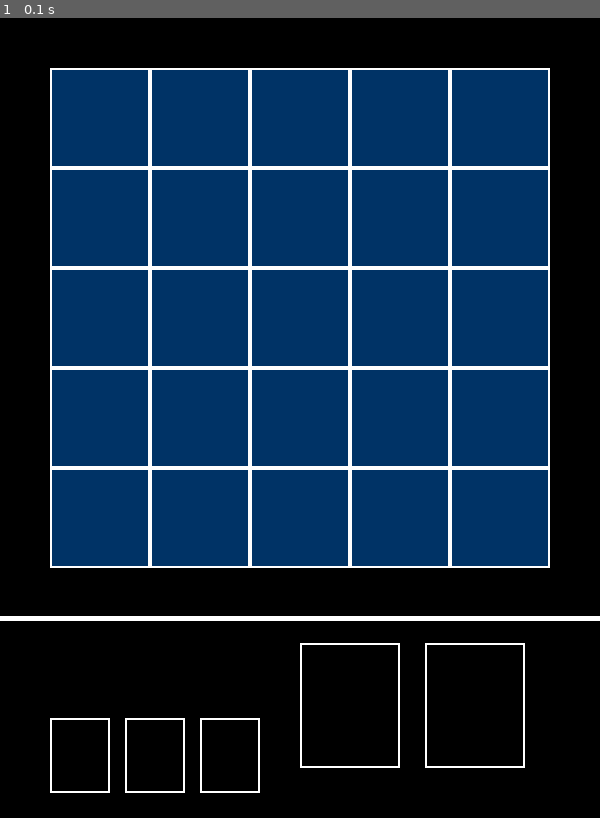
Above: before the commit, frame 1.
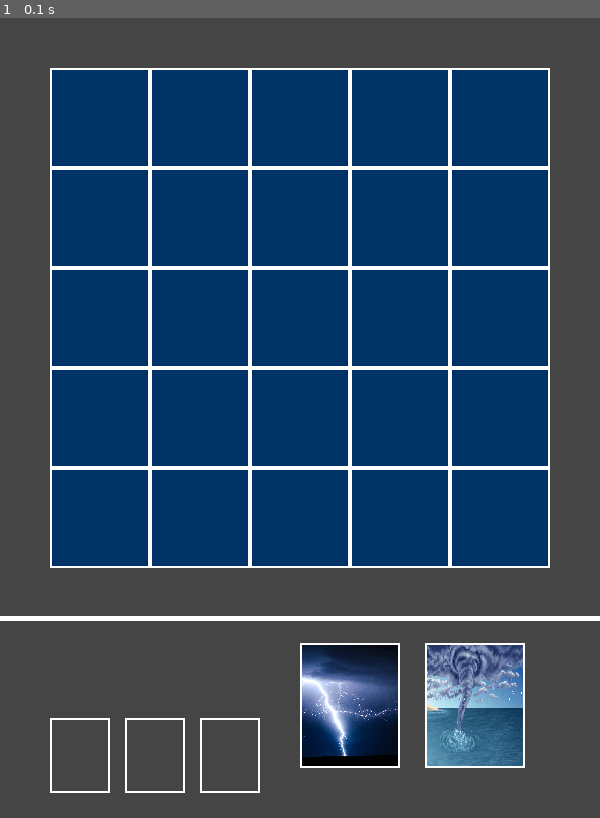
Above: after the commit, the same moment.

Repository: wlsdn2749/Rostark-Transcendence-Simulator
Game: pygame game, started from games/main.py
The game is run twice, just before and just after one commit, with the same random seed, the same clock (stepped at 60 frames per second) and the same inputs.
Inputs:
- Up to frame 1 (0.1 s): no input

The runs differ from the first frame. In frame 1, 46% of the frame differs, in the area x 0-100%, y 0-100%.

Commit message:
add: test picture thunderstroke and waterspout

Diff:
--- a/games/main.py
+++ b/games/main.py
@@ -6,10 +6,11 @@
 
 # 절대 경로 참조
 sys.path.append(os.path.dirname(os.path.abspath(os.path.dirname(__file__))))
-from pakeages.gameobject import Tile, Slot  # noqa: E402
+from pakeages.gameobject import Tile, Slot, Card  # noqa: E402
 
 WHITE = (255, 255, 255)
 BLACK = (0, 0, 0)
+LIGHT_BLACK = (69, 69, 69)
 BLUE = (0, 0, 255)
 RED = (255, 0, 0)
 DARK_RED = (150, 30, 30)
@@ -24,7 +25,7 @@
 
 game_over = False
 
-screen.fill(BLACK)
+screen.fill(LIGHT_BLACK)
 # 아래 칸 남겨놓기 (정령, 정령 수납 칸)
 pygame.draw.line(screen, WHITE, (0, 600), (600, 600), 5)
 
@@ -61,6 +62,14 @@
 next_slots[1].create(screen)
 next_slots[2].create(screen)
 
+# 슬롯에 정령 할당하기
+thunderstroke_card = Card(name="thunderstroke")
+slots[0].assign(screen, thunderstroke_card)
+
+waterspout_card = Card(name="waterspout")
+slots[1].assign(screen, waterspout_card)
+
+
 while not game_over:
     for event in pygame.event.get():
         if event.type == pygame.QUIT:
--- a/games/pakeages/gameobject.py
+++ b/games/pakeages/gameobject.py
@@ -1,5 +1,5 @@
 import pygame
-
+from typing import Any
 
 WHITE = (255, 255, 255)
 BLACK = (0, 0, 0)
@@ -33,10 +33,37 @@
     def __init__(self) -> None:
         pass
 
+    def get_image(self, path: str) -> pygame.Surface:
+        self.image = pygame.image.load(path)
+        return self.image
 
-class Card(Element):
+    def transform(self, width: int, height: int) -> None:
+        self.image = pygame.transform.scale(self.image, (width, height))
+
+
+class ThunderStroke(Element):
     def __init__(self) -> None:
         super().__init__()
+        self.image = self.get_image("./games/images/thunderstroke.jpg")
+
+
+class WaterSpout(Element):
+    def __init__(self) -> None:
+        super().__init__()
+        self.image = self.get_image("./games/images/waterspout.png")
+
+
+class Card:
+    def __init__(self, name: str) -> None:
+        self.name = name
+        self.element: Any = None
+        self.make()
+
+    def make(self) -> None:
+        if self.name == "thunderstroke":
+            self.element = ThunderStroke()
+        elif self.name == "waterspout":
+            self.element = WaterSpout()
 
 
 class Slot(pygame.Rect):  # type: ignore
@@ -51,6 +78,11 @@
         # pygame.draw.rect(surface, TILE1, self)  # 채우기
         pygame.draw.rect(surface, WHITE, self, 2)  # 하얀색으로 Boarding
 
+    def assign(self, surface: pygame.surface.Surface, card: Card) -> None:
+        card.element.transform(self.width, self.height)
+        surface.blit(card.element.image, self)
+        self.create(surface)  # 테두리 다시 그려주기
+
 
 # if __name__ == "__main__":
 #     t = Tile(50, 50, 50, 50)
Binary file added: games/images/thunderstroke.jpg
Binary file added: games/images/waterspout.png
